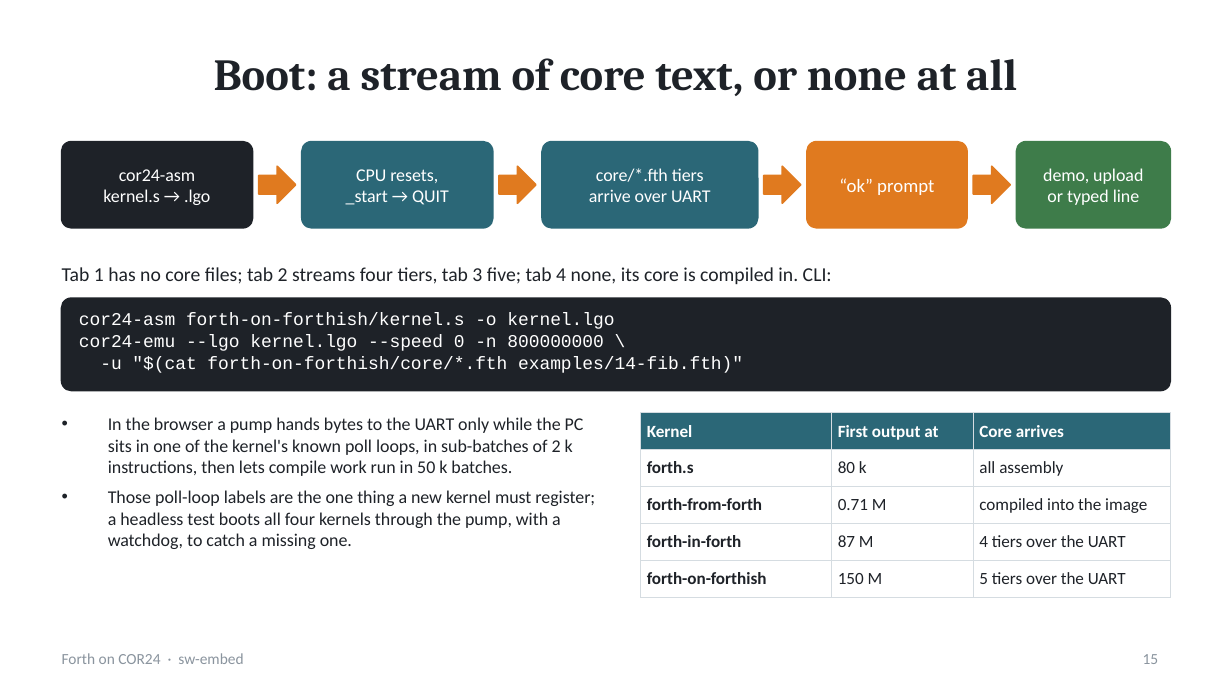
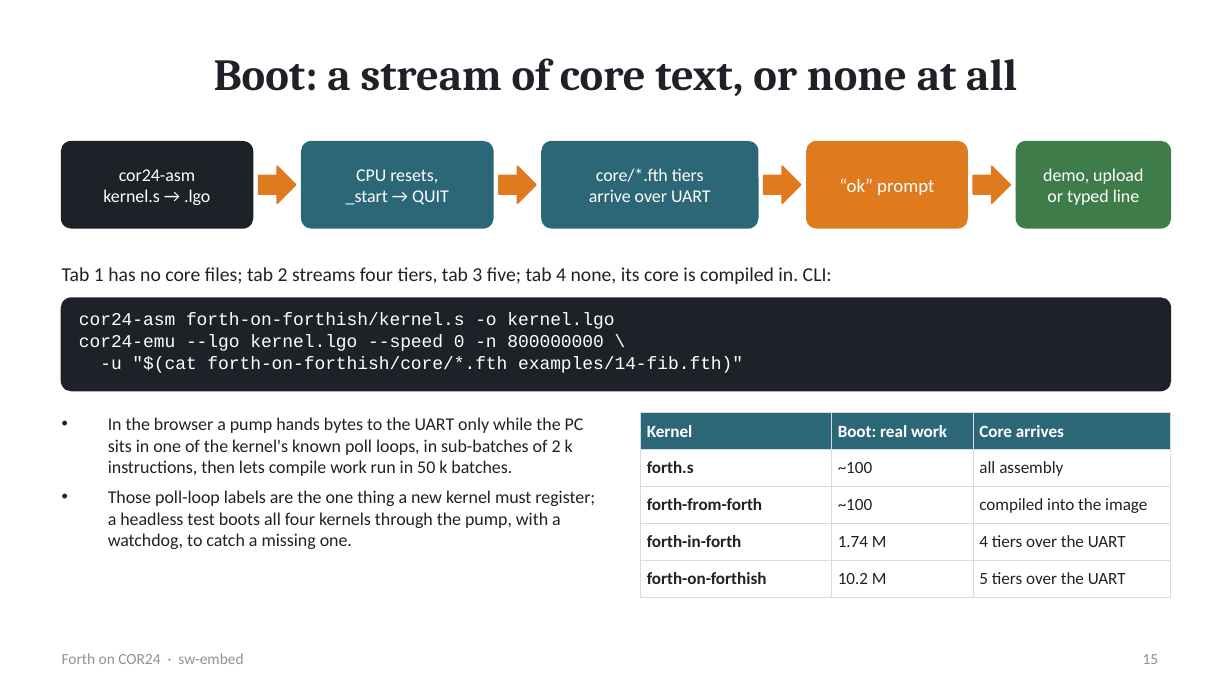
Before and after one commit to sw-embed/sw-cor24-forth, a slide deck: slide 15 of docs/presentation/forth-on-cor24.pptx. Drawn at 1232x693 pixels with LibreOffice and Linux fonts; fonts in the diff are those of the drawing. Boxes give left, top, right and bottom in pixels: in the first picture for what was removed or moved away, otherwise in the second. Text is boxed around its words. In the diff, an @@ line names an element or a change of style, - is before the commit and + after.

```diff
--- a/docs/presentation/forth-on-cor24.pptx
+++ b/docs/presentation/forth-on-cor24.pptx
@@ table at [641, 413, 1170, 588] @@
-row 1, column 2: First output at
+row 1, column 2: Boot: real work
-row 2, column 2: 80 k
+row 2, column 2: ~100
-row 3, column 2: 0.71 M
+row 3, column 2: ~100
-row 4, column 2: 87 M
+row 4, column 2: 1.74 M
-row 5, column 2: 150 M
+row 5, column 2: 10.2 M
```
Also in this commit, not shown: 3 other slides changed, 7 other files.
